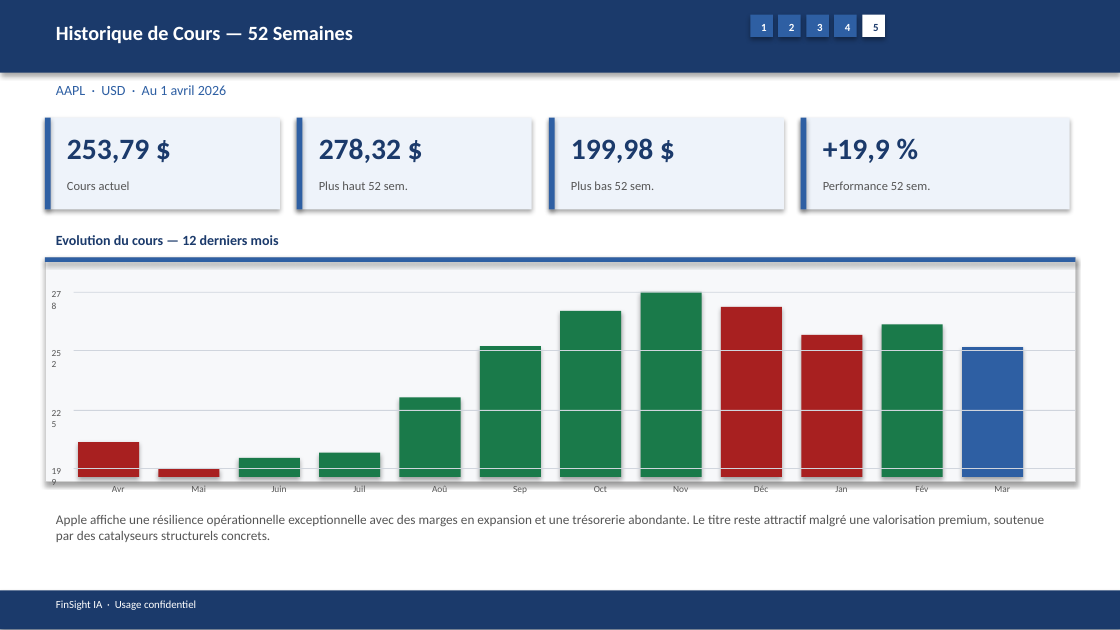
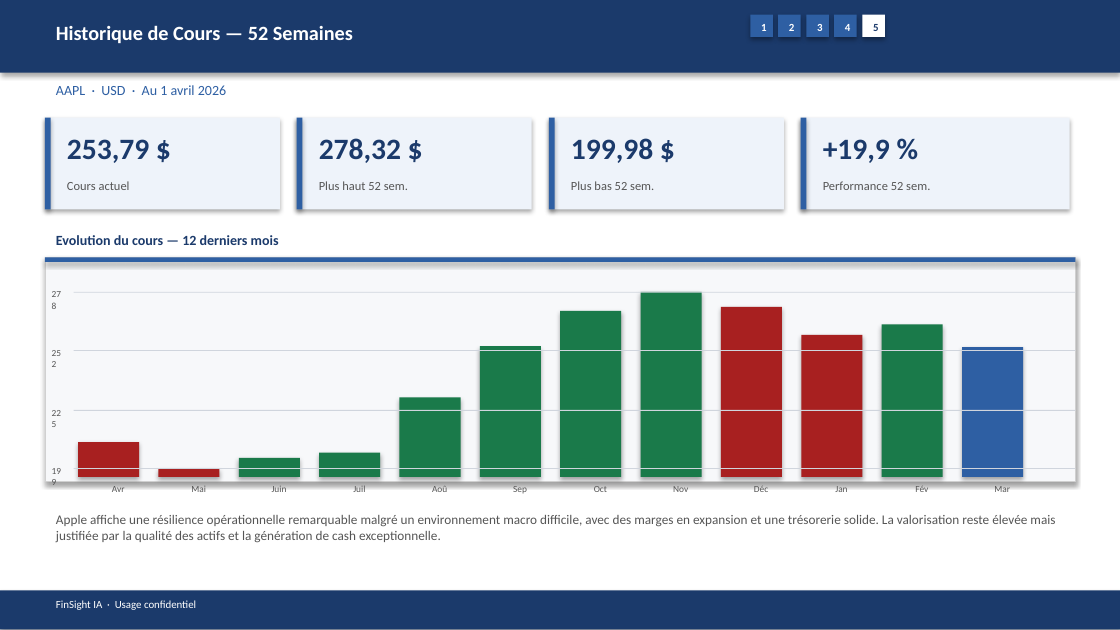
Before and after one commit to baptistejeh07-art/finsight-ia, a slide deck: slide 20 of preview/AAPL/AAPL_pitchbook.pptx. Drawn at 1120x630 pixels with LibreOffice and Linux fonts; fonts in the diff are those of the drawing. Boxes give left, top, right and bottom in pixels: in the first picture for what was removed or moved away, otherwise in the second. Text is boxed around its words. In the diff, an @@ line names an element or a change of style, - is before the commit and + after.

```diff
--- a/preview/AAPL/AAPL_pitchbook.pptx
+++ b/preview/AAPL/AAPL_pitchbook.pptx
@@ text at (x1=56, y1=515, x2=1055, y2=542): text changed @@
-Apple affiche une résilience opérationnelle exceptionnelle avec des marges en expansion et une trésorerie abondante. Le titre reste attractif malgré une valorisation premium, soutenue par des catalyseurs structurels concrets.
+Apple affiche une résilience opérationnelle remarquable malgré un environnement macro difficile, avec des marges en expansion et une trésorerie solide. La valorisation reste élevée mais justifiée par la qualité des actifs et la génération de cash exceptionnelle.
```
Also in this commit, not shown: 12 other slides changed, 4 other files.
